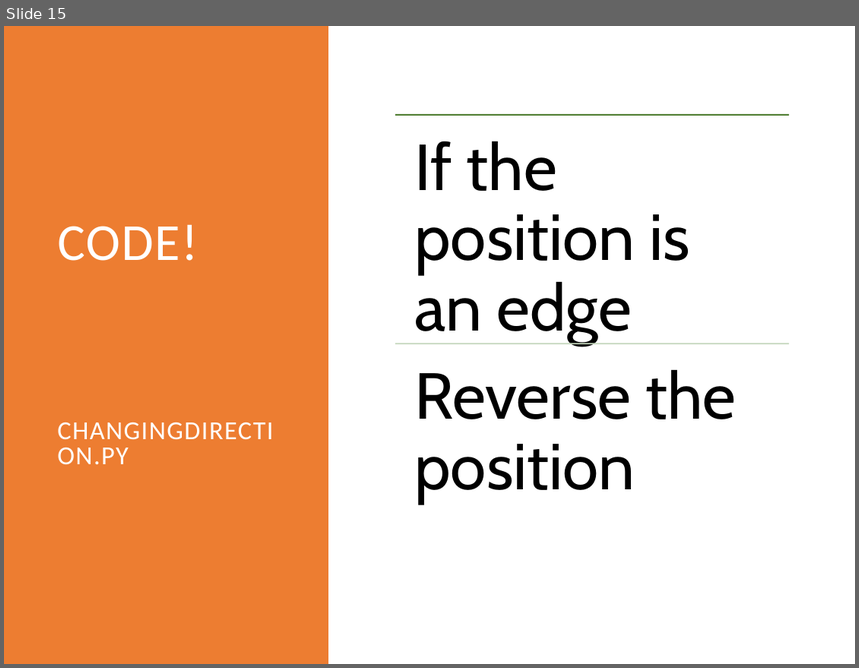
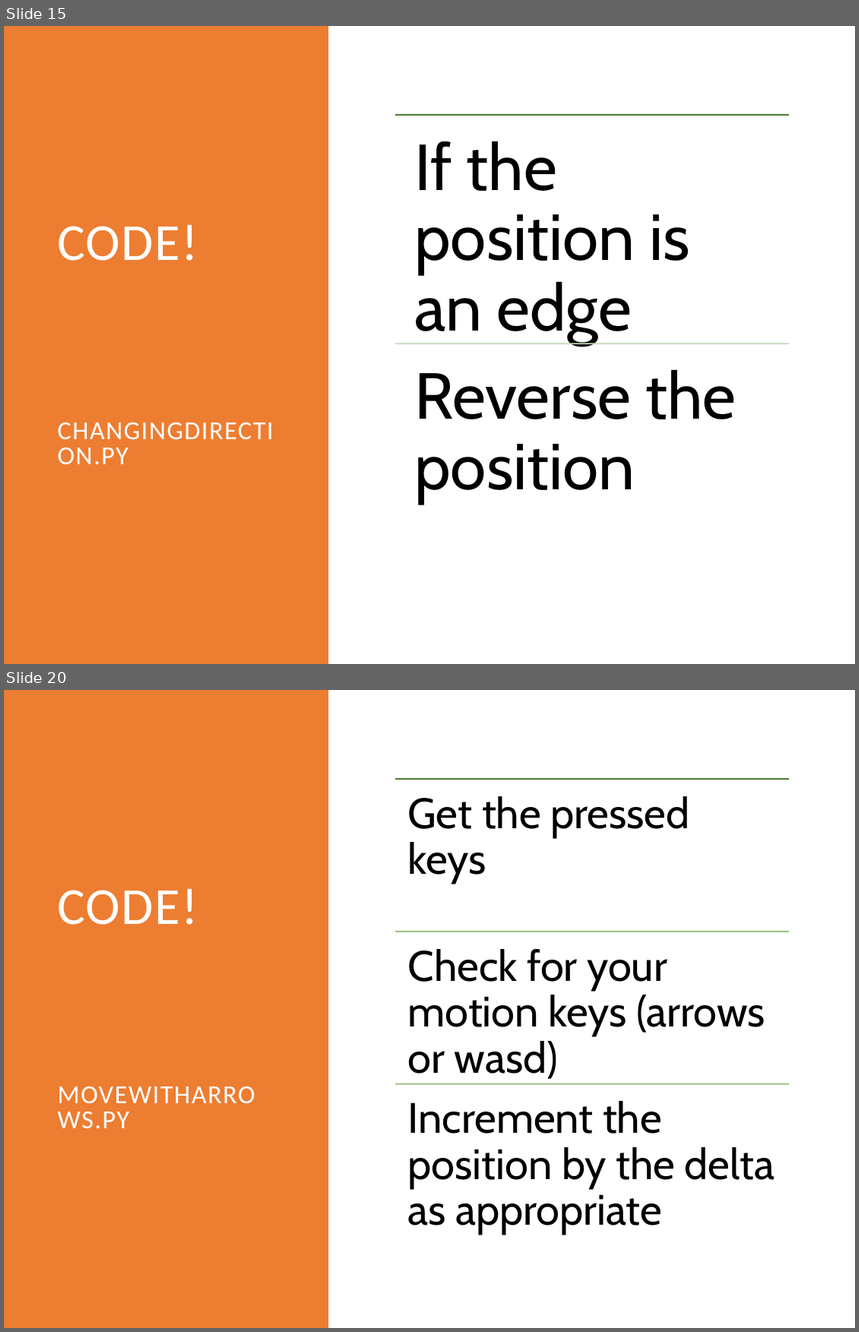
Before and after one commit to rsera/Junior-Knights, a slide deck: Python Day 10 Pygame 2.pptx. Shown one above the other, each under a label of ours: slide 15 before the commit, slides 15 and 20 after it; the slides between them are not shown. The pictures are 859x668 and 859x1332 pixels, drawn with LibreOffice and Linux fonts; fonts in the diff are those of the drawing. Boxes give left, top, right and bottom in pixels: in the first picture for what was removed or moved away, otherwise in the second. Text is boxed around its words. In the diff, an @@ line names an element or a change of style, - is before the commit and + after.

```diff
--- a/Python Day 10 Pygame 2.pptx
+++ b/Python Day 10 Pygame 2.pptx
@@ slide 20 added at <box>4,690,855,1328</box>, background #FFFFFF @@
@@ rectangle added at <box>4,690,329,1328</box>, fill #ED7D31 @@
@@ title added at <box>57,888,198,1129</box>, 22 pt, text #FFFFFF @@
+CODE!
+MOVEWITHARROWS.PY
@@ group added at <box>395,780,789,1235</box>: 3 lines, 3 texts @@
+Get the pressed keys
+Check for your motion keys (arrows or wasd)
+Increment the position by the delta as appropriate
```
Also in this commit, not shown: 1 slide changed, 7 other slides added, 2 slides removed, 14 other files.
